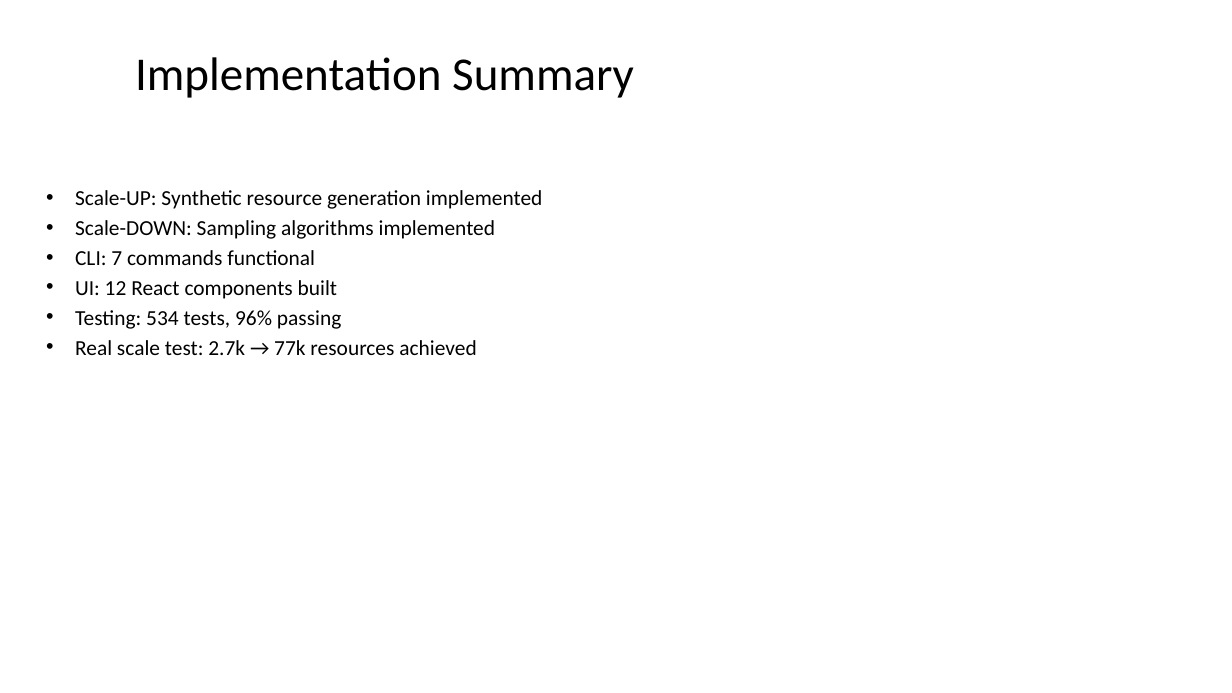
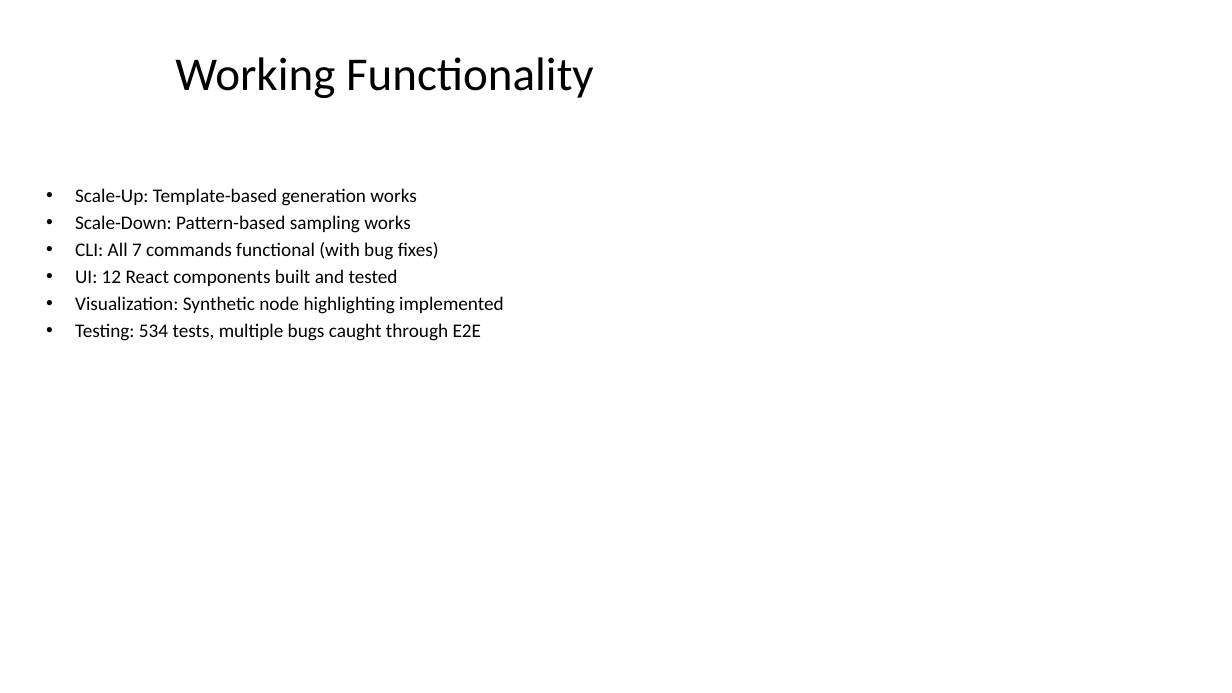
Before and after one commit to rysweet/azure-tenant-grapher, a slide deck: slide 10 of Scale_Operations_Implementation.pptx (slide 2 before the commit). Drawn at 1232x693 pixels with LibreOffice and Linux fonts; fonts in the diff are those of the drawing. Boxes give left, top, right and bottom in pixels: in the first picture for what was removed or moved away, otherwise in the second. Text is boxed around its words. In the diff, an @@ line names an element or a change of style, - is before the commit and + after.

```diff
--- a/Scale_Operations_Implementation.pptx
+++ b/Scale_Operations_Implementation.pptx
@@ title at <box>175,57,594,98</box>: text changed @@
-Implementation Summary
+Working Functionality
@@ text at <box>75,188,504,341</box>: text changed; size 20 to 18 pt @@
-• Scale-UP: Synthetic resource generation implemented
-• Scale-DOWN: Sampling algorithms implemented
-• CLI: 7 commands functional
-• UI: 12 React components built
-• Testing: 534 tests, 96% passing
-• Real scale test: 2.7k → 77k resources achieved
+• Scale-Up: Template-based generation works
+• Scale-Down: Pattern-based sampling works
+• CLI: All 7 commands functional (with bug fixes)
+• UI: 12 React components built and tested
+• Visualization: Synthetic node highlighting implemented
+• Testing: 534 tests, multiple bugs caught through E2E
```
Also in this commit, not shown: 6 other slides changed, 3 slides added, 22 slides removed.
